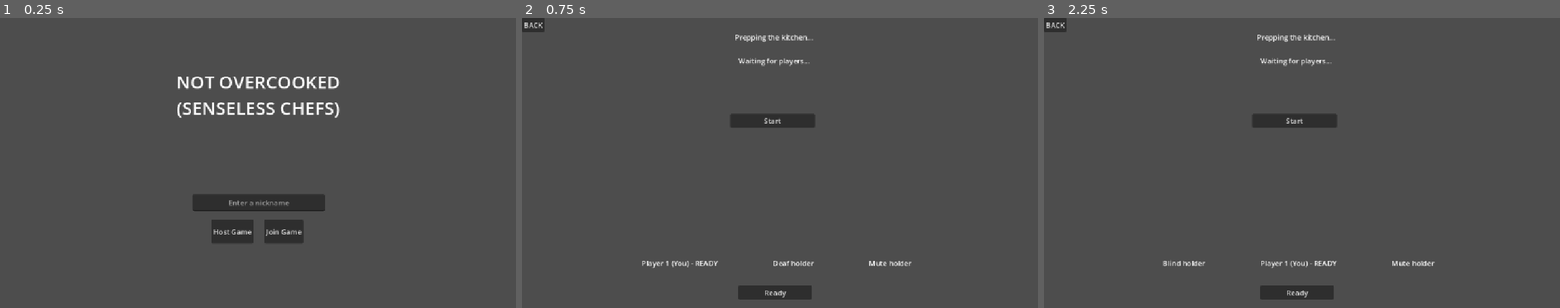
Above: before the commit, frames 1-3 (left to right).
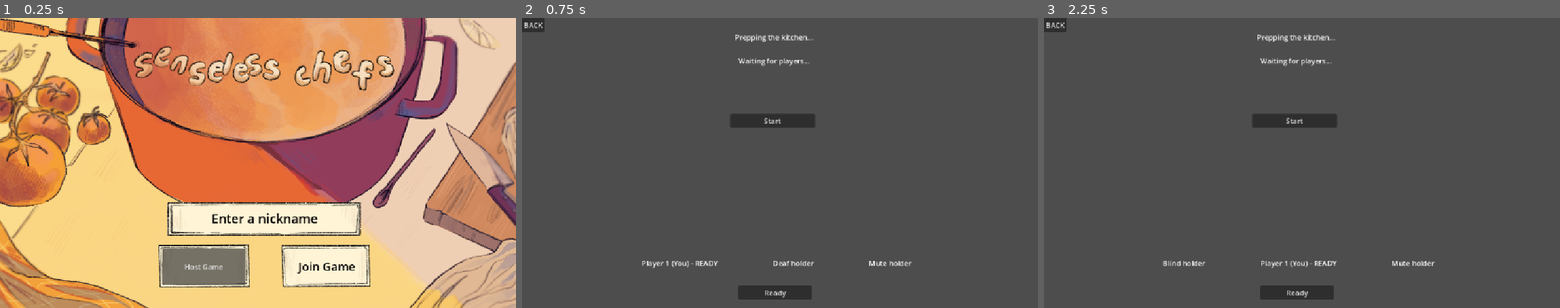
Above: after the commit, the same moments.

Repository: tszyana/SenselessChefs
Game: Godot game, scene res://scenes/main_menu.tscn
Same seed, same stepped clock (60 frames per second), same inputs: the game is played once before the commit and once after it.
Inputs:
- Up to frame 1 (0.25 s): no input
- Up to frame 2 (0.75 s): click "Host Game" at 0.5 s
- Up to frame 3 (2.25 s): click "BACK" at 1.25 s; click "Join Game" at 2 s

The runs differ from the first frame. In frame 1, 99% of the frame differs, in the area x 0-100%, y 0-100%; in frame 2, less than 0.1%; in frame 3, nothing differs.

Commit message:
MAIN MENU BG WOAH

Diff:
--- a/scenes/main_menu.tscn
+++ b/scenes/main_menu.tscn
@@ -1,6 +1,10 @@
 [gd_scene format=3 uid="uid://ca11sgdjsd3vm"]
 
 [ext_resource type="Script" uid="uid://c340c6qrtwae6" path="res://scripts/main_menu.gd" id="1_l6cm7"]
+[ext_resource type="Texture2D" uid="uid://bo1b7ctel6jyj" path="res://scenes/Images/MainMenu/Main menu bgg.png" id="2_8ln24"]
+[ext_resource type="Texture2D" uid="uid://3mf5almf6u0j" path="res://scenes/Images/MainMenu/Enter nickname box.png" id="3_rtw2f"]
+[ext_resource type="Texture2D" uid="uid://dk44hamhcifsu" path="res://scenes/Images/MainMenu/Game title words.png" id="4_oa1go"]
+[ext_resource type="Texture2D" uid="uid://byvgkiltmoa7q" path="res://scenes/Images/MainMenu/Host _ join game button.png" id="5_tbmy8"]
 
 [node name="MainMenu" type="Control" unique_id=148188947]
 layout_mode = 3
@@ -12,44 +16,84 @@
 script = ExtResource("1_l6cm7")
 metadata/_edit_lock_ = true
 
+[node name="Background" type="TextureRect" parent="." unique_id=606812467]
+z_index = -1
+layout_mode = 0
+offset_right = 1151.0
+offset_bottom = 648.0
+texture = ExtResource("2_8ln24")
+expand_mode = 1
+stretch_mode = 6
+
+[node name="NicknameBox" type="TextureRect" parent="." unique_id=669045291]
+layout_mode = 0
+offset_left = 369.0
+offset_top = 407.0
+offset_right = 809.0
+offset_bottom = 490.0
+texture = ExtResource("3_rtw2f")
+expand_mode = 1
+
+[node name="Title" type="TextureRect" parent="." unique_id=1484109585]
+layout_mode = 0
+offset_left = 295.0
+offset_top = 60.0
+offset_right = 885.0
+offset_bottom = 164.0
+texture = ExtResource("4_oa1go")
+expand_mode = 1
+
+[node name="Join" type="TextureRect" parent="." unique_id=2114711779]
+layout_mode = 0
+offset_left = 351.0
+offset_top = 504.0
+offset_right = 560.0
+offset_bottom = 604.0
+texture = ExtResource("5_tbmy8")
+expand_mode = 1
+
 [node name="NicknameEdit" type="LineEdit" parent="." unique_id=995277565]
+z_index = 7
 layout_mode = 0
-offset_left = 430.0
-offset_top = 394.0
-offset_right = 725.0
-offset_bottom = 432.0
+offset_left = 384.0
+offset_top = 419.0
+offset_right = 798.0
+offset_bottom = 479.0
+theme_override_colors/font_color = Color(0, 0, 0, 1)
+theme_override_colors/font_placeholder_color = Color(0, 0, 0, 1)
+theme_override_font_sizes/font_size = 28
 placeholder_text = "Enter a nickname"
 alignment = 1
 max_length = 15
+flat = true
 
-[node name="HBoxContainer" type="HBoxContainer" parent="." unique_id=1293846868]
+[node name="Host" type="TextureRect" parent="." unique_id=954376211]
 layout_mode = 0
-offset_left = 420.0
-offset_top = 451.0
-offset_right = 730.0
-offset_bottom = 504.0
-theme_override_constants/separation = 24
-alignment = 1
+offset_left = 626.0
+offset_top = 505.0
+offset_right = 829.0
+offset_bottom = 603.0
+texture = ExtResource("5_tbmy8")
+expand_mode = 1
 
-[node name="HostButton" type="Button" parent="HBoxContainer" unique_id=1025908368]
-layout_mode = 2
+[node name="HostButton" type="Button" parent="." unique_id=1025908368]
+layout_mode = 0
+offset_left = 362.0
+offset_top = 515.0
+offset_right = 548.0
+offset_bottom = 596.0
 text = "Host Game"
 
-[node name="JoinButton" type="Button" parent="HBoxContainer" unique_id=70823392]
-layout_mode = 2
+[node name="JoinButton" type="Button" parent="." unique_id=70823392]
+layout_mode = 0
+offset_left = 641.0
+offset_top = 515.0
+offset_right = 819.0
+offset_bottom = 596.0
+theme_override_colors/font_color = Color(0, 0, 0, 1)
+theme_override_font_sizes/font_size = 26
 text = "Join Game"
+flat = true
 
-[node name="Label" type="Label" parent="." unique_id=875503240]
-layout_mode = 0
-offset_left = 349.0
-offset_top = 67.0
-offset_right = 804.0
-offset_bottom = 276.0
-theme_override_font_sizes/font_size = 40
-text = "NOT OVERCOOKED
-(SENSELESS CHEFS)"
-horizontal_alignment = 1
-vertical_alignment = 1
-
-[connection signal="pressed" from="HBoxContainer/HostButton" to="." method="_on_host_button_pressed"]
-[connection signal="pressed" from="HBoxContainer/JoinButton" to="." method="_on_join_button_pressed"]
+[connection signal="pressed" from="HostButton" to="." method="_on_host_button_pressed"]
+[connection signal="pressed" from="JoinButton" to="." method="_on_join_button_pressed"]
